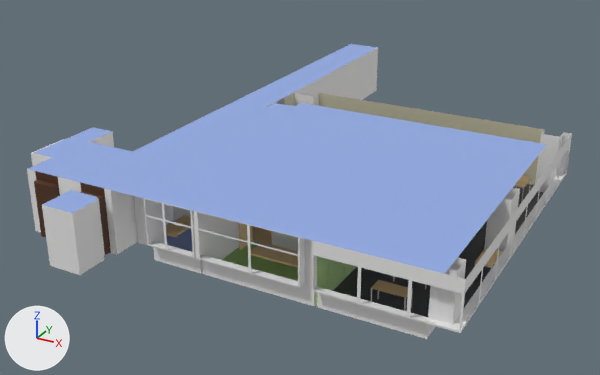
Before and after pictures for a commit that changed the glTF model model/adino.gltf.
Rendered twice from a 50 mm camera at (19.1, -18.1, 14.1) aimed at (3.3, 10.5, -0.2). Lighting does not change. The marker at lower left points along +X, +Y and +Z. Where no turn or scale is listed for an object, it has been applied to the vertices. Vertices at the same position are counted once.

The scene before the commit, as lines of its bpy script (objects in view):
```python
ob_天井 = bpy.data.objects.new('天井', me_平面_002)
ob_天井.location = (6.84, 7.23, 0.09)
ob_建物 = bpy.data.objects.new('建物', me_平面)
ob_建物.location = (6.84, 7.23, 0.09)
ob_立方体_006 = bpy.data.objects.new('立方体.006', me_立方体_006)
ob_立方体_006.location = (11.63, 13.47, 0.08)
ob_立方体_010 = bpy.data.objects.new('立方体.010', me_立方体_010)
ob_立方体_010.location = (8.5, 3.78, 0.1)
ob_立方体_011 = bpy.data.objects.new('立方体.011', me_立方体_011)
ob_立方体_011.location = (1.85, 4.22, 0.1)
ob_立方体_012 = bpy.data.objects.new('立方体.012', me_立方体_012)
ob_立方体_012.location = (13.03, 6.5, 0.08)
ob_立方体_013 = bpy.data.objects.new('立方体.013', me_立方体_013)
ob_立方体_013.location = (10.71, 5.16, 0.08)
ob_立方体_014 = bpy.data.objects.new('立方体.014', me_立方体_014)
ob_立方体_014.location = (10.71, 3.33, 0.08)
# me_平面_002
# before: 2 (-6.0, 5.4, 2.5) at pixel (275, 102), 3 (-5.0, 6.0, 2.5) at pixel (301, 102), 4 (-5.0, 5.4, 2.5) at pixel (295, 106)
```
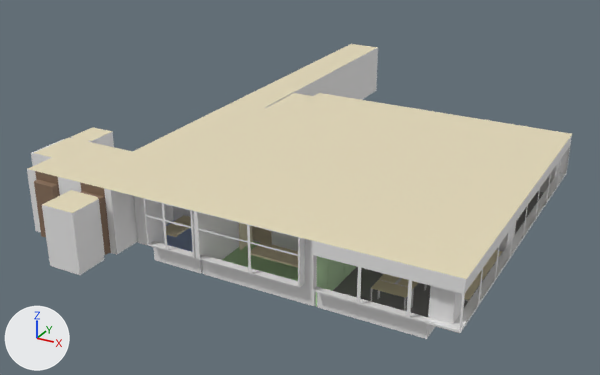
What differs and where, as boxes (x1, y1, x2, y2) in the pictures (600 x 375 px; the box of a moved part takes in the faces that stretch with it):
'天井', recoloured (blue to beige): (28, 44, 572, 279) in both
'建物', recoloured, surface changed: (27, 48, 572, 325) in both
'立方体.010', recoloured: (251, 242, 298, 268) in both
'立方体.012', recoloured, surface changed: (464, 248, 502, 302) in both
'立方体.014', recoloured, surface changed: (371, 280, 413, 311) in both
'立方体.011', recoloured: (166, 215, 191, 237) in both
'立方体.013', recoloured, surface changed, reshaped: before (393, 276, 427, 290); after (379, 274, 427, 307)
'建物.003', recoloured: (239, 223, 253, 250) in both
'立方体.006', recoloured, surface changed: (514, 175, 532, 203) in both
part 1 of me_平面_002, moved or reshaped: before (137, 103, 547, 274); after (137, 93, 572, 279)
part 2 of me_立方体_012, added: after (474, 265, 492, 282)
part 3 of me_立方体_012, added: after (464, 281, 480, 300)
part 4 of me_立方体_013, added: after (379, 280, 426, 307)
part 5 of me_立方体_013, added: after (379, 274, 418, 288)

What changed in the scene script:
```text
Change mat_マテリアル:
    mat_マテリアル.base_color: (0.297, 0.418, 0.8) -> (0.412, 0.533, 0.8)  # blue #94ade7 -> blue #acc1e7
Change mat_マテリアル_001:
    mat_マテリアル_001.base_color: (0.322, 0.549, 0.162) -> (0.455, 0.698, 0.372)  # green #9ac470 -> green #b4daa4
Change mat_マテリアル_002:
    mat_マテリアル_002.base_color: (0.8, 0.566, 0.267) -> (0.8, 0.717, 0.5)  # beige #e7c68d -> beige #e7dcbc
Change mat_マテリアル_004:
    mat_マテリアル_004.base_color: (0.0732, 0.0732, 0.0732) -> (0.311, 0.311, 0.311)  # dark grey #4c4c4c -> grey #979797
    mat_マテリアル_004.roughness: 0.5 -> 1.0
Change mat_マテリアル_005:
    mat_マテリアル_005.base_color: (0.08, 0.0286, 0.0104) -> (0.24, 0.153, 0.0972)  # brown #502f1a -> brown #866d58
Change me_平面_002:
    where me_平面_002.from_pydata(...)  # 38 vertices, 34 faces; spans x -10.9..6.0, y -7.4..16.9, z 2.3..2.5
    used by ob_天井; location = (6.84, 7.23, 0.09)
    remove me_平面_002.materials.append(mat_マテリアル)  # blue #94ade7
    me_平面_002 part 1
    add for i in [2, 3, 4]: me_平面_002.vertices[i].co += Vector((0.0, 1.7, 0.0))
    me_平面_002.vertices[0].co: (6.0, 6.0, 2.5) -> (6.6, 7.7, 2.5)  # pixel (546, 144) -> pixel (572, 133)
    me_平面_002.vertices[1].co: (6.0, -5.6, 2.5) -> (6.6, -5.6, 2.5)  # pixel (444, 273) -> pixel (466, 279)
    add me_平面_002.materials.append(mat_マテリアル_002)  # beige #e7dcbc
Change me_立方体_012:
    where me_立方体_012.from_pydata(...)  # 96 vertices, 176 faces; spans x -0.588..0.0, y -0.588..0.588, z 0.02..0.722
    used by ob_立方体_012; location = (13.03, 6.5, 0.08)
    me_立方体_012 part 2: a new loose piece, a box spanning x -0.588..0.0, y -1.777..-0.6, z 0.705..0.722, in mat_マテリアル_002 (beige #e7dcbc)
    me_立方体_012 part 3: a new loose piece, a box spanning x -0.588..0.0, y -2.966..-1.789, z 0.705..0.722, in mat_マテリアル_002 (beige #e7dcbc)
Change me_立方体_013:
    where me_立方体_013.from_pydata(...)  # 144 vertices, 268 faces; spans x -0.588..0.588, y -0.588..0.588, z 0.02..0.722
    used by ob_立方体_013; location = (10.71, 5.16, 0.08)
    me_立方体_013 part 4: the loose piece of 80 vertices spanning x -0.582..0.582, y -0.582..0.582, z 0.033..0.716 is copied, and the copy is moved by (0.0, -1.189, 0.0); it spans x -0.582..0.582, y -1.77..-0.607, z 0.033..0.716
    me_立方体_013 part 5: the loose piece of 16 vertices spanning x -0.588..0.588, y -0.588..0.588, z 0.705..0.722 is copied, and the copy is moved by (0.0, -1.189, 0.0); it spans x -0.588..0.588, y -1.777..-0.6, z 0.705..0.722
```
